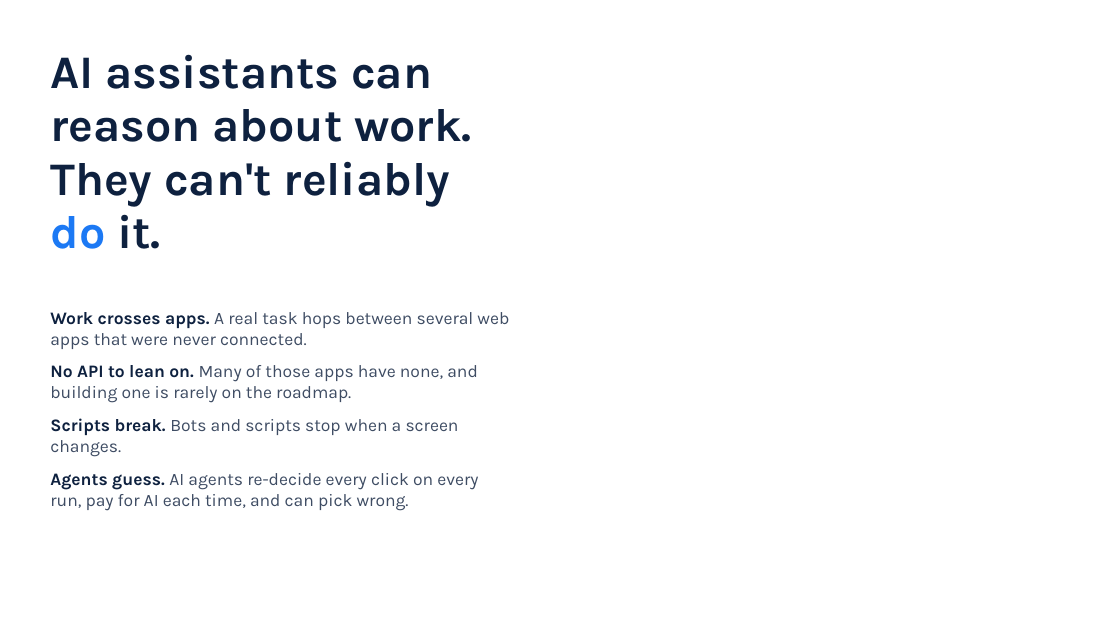
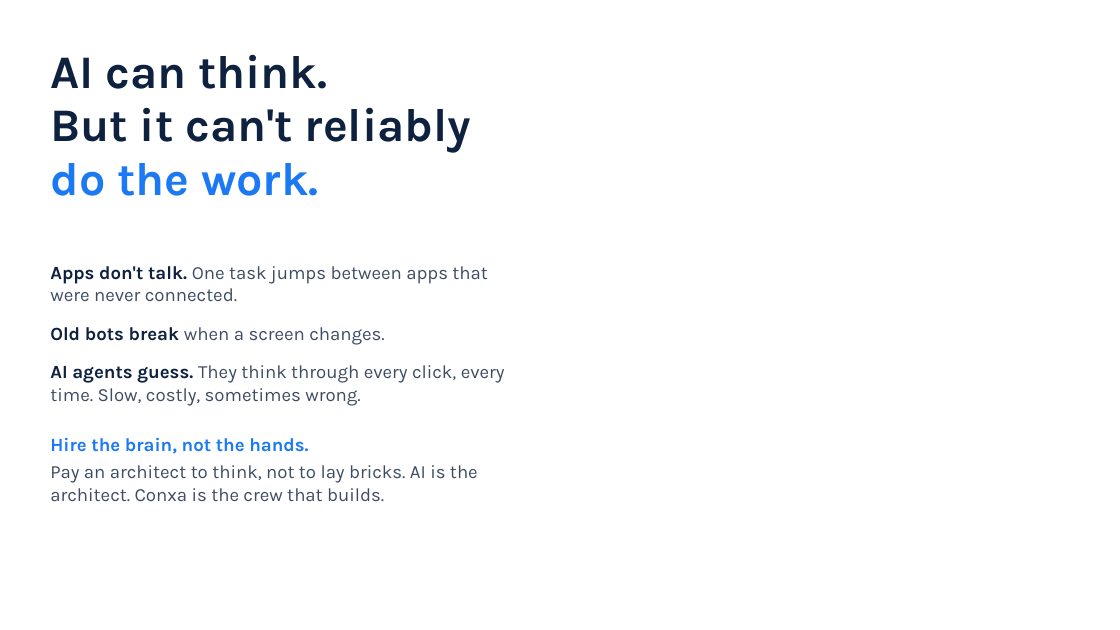
Before and after one commit to cannonboldoff-hue/CONXA, a slide deck: slide 2 of docs/Conxa Investor Pitch v2.pptx. Drawn at 1120x630 pixels with LibreOffice and Linux fonts; fonts in the diff are those of the drawing; background and template pictures are left out. Boxes give left, top, right and bottom in pixels: in the first picture for what was removed or moved away, otherwise in the second. Text is boxed around its words. In the diff, an @@ line names an element or a change of style, - is before the commit and + after.

Commit message:
docs(pitch): rewrite problem slide, raise ask to $400K, drop "Unlimited runs"
- Problem slide rewritten in plain words with less text, ending on the
  architect/crew building-site comparison.
- Raise now reads $400K (was $500K).
- Pro plan no longer lists "Unlimited runs".
- Regenerate the PDF export from the updated deck.

```diff
--- a/docs/Conxa Investor Pitch v2.pptx
+++ b/docs/Conxa Investor Pitch v2.pptx
@@ title at (x1=50, y1=54, x2=471, y2=196): text changed @@
-AI assistants can
-reason about work.
-They can't reliably
-do it.
+AI can think.
+But it can't reliably
+do the work.
@@ text at (x1=50, y1=266, x2=505, y2=501): text changed; size 15 to 16 pt @@
-Work crosses apps. A real task hops between several web apps that were never connected.
-No API to lean on. Many of those apps have none, and building one is rarely on the roadmap.
-Scripts break. Bots and scripts stop when a screen changes.
-Agents guess. AI agents re-decide every click on every run, pay for AI each time, and can pick wrong.
+Apps don't talk. One task jumps between apps that were never connected.
+Old bots break when a screen changes.
+AI agents guess. They think through every click, every time. Slow, costly, sometimes wrong.
+Hire the brain, not the hands.
+Pay an architect to think, not to lay bricks. AI is the architect. Conxa is the crew that builds.
```
Also in this commit, not shown: 3 other slides changed, 1 slide removed, 1 other file.
